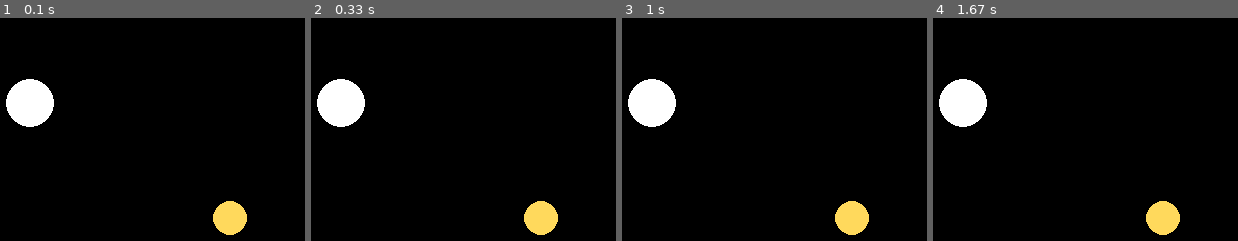
Above: before the commit, frames 1-4 (left to right).
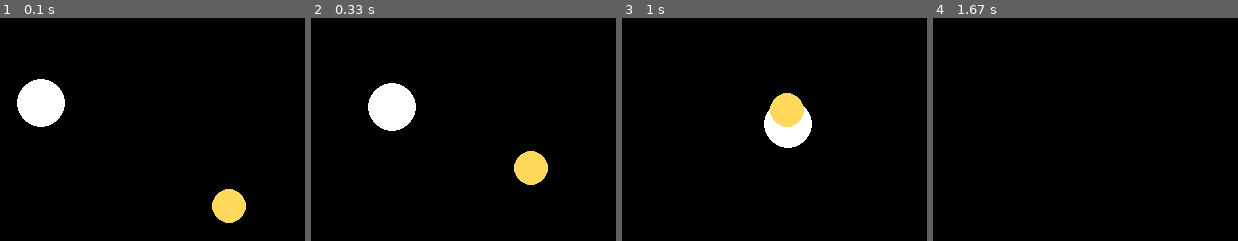
Above: after the commit, the same moments.

Repository: Demarcus-JL/Alpha-Centauri
Game: pygame game, started from program/main.py
Two runs of this game, one before a commit and one after it. Both use one fixed random seed, a clock stepped at 60 frames per second and the inputs below.
Inputs:
- Up to frame 1 (0.1 s): no input
- Up to frame 2 (0.33 s): no input
- Up to frame 3 (1 s): tap Space at 0.33, 0.73 s
- Up to frame 4 (1.67 s): tap Space at 1.03, 1.23 s

The runs differ from the first frame. In frame 1, 2.7% of the frame differs, in the area x 1-81%, y 27-98%; in frame 2, 7.8%; in frame 3, 6.8%; in frame 4, 3.9%.

Commit message:
improved structure and readability of the program

Diff:
--- a/program/main.py
+++ b/program/main.py
@@ -5,8 +5,7 @@
 from config import FPS, TIMESTEP, START_SCREEN_SIZE, G, START_WORLD_SIZE
 from objects import Vector, Body, Interaction, WorldParams
 
-DEBUG: bool = True
-SIMULATION_PAUSED: bool = False
+DEBUG: bool = False
 
 # TODO remove this when done
 def show_viewport() -> None:
@@ -15,21 +14,6 @@
     print(f"bottom left: {world_params.world_start.dx:.2e} x {world_params.world_start.dy:.2e}")
     print()
 
-# Initialize pygame-related stuff
-pygame.init()
-screen: pygame.Surface = pygame.display.set_mode(START_SCREEN_SIZE, pygame.RESIZABLE)
-clock: pygame.time.Clock = pygame.time.Clock()  # Clock to manage frame rate
-
-# Data structures for simulation
-bodies: list[Body] = []
-interactions: list[Interaction] = []
-
-# Viewport and screen sizes for scaling
-world_params: WorldParams = WorldParams(
-    Vector(screen.get_width(), screen.get_height()), Vector(*(START_WORLD_SIZE))
-)
-
-# TODO: write unit tests for to_pixel, because I'm not sure it works properly
 def to_pixel(pos: Vector) -> Vector:
     """Return the coordinates as a Vector of px values, generated from the metric Vector as input.
 
@@ -81,6 +65,25 @@
     pygame.quit()
     sys.exit()
 
+
+# Pygame-related stuff
+pygame.init()
+screen: pygame.Surface = pygame.display.set_mode(START_SCREEN_SIZE, pygame.RESIZABLE)
+clock: pygame.time.Clock = pygame.time.Clock()  # Clock to manage frame rate
+
+# Initialize data structures for simulation
+bodies: list[Body] = []
+interactions: list[Interaction] = []
+
+# Simulation state
+SIMULATION_PAUSED: bool = False
+
+# Viewport and screen sizes for scaling
+world_params: WorldParams = WorldParams(
+    Vector(screen.get_width(), screen.get_height()), Vector(*(START_WORLD_SIZE))
+)
+
+# Add stars to the simulation
 bodies.append(
     Body(
         name="Aplha Centauri A",
@@ -102,6 +105,8 @@
     )
 )
 
+# Set interaction parametres for bodies
+# TODO Remove debug check for production
 if not DEBUG:
     # Set starting velocities so that the bodies have a stable orbit
     DISTANCE = (bodies[0].pos - bodies[1].pos).magnitude
@@ -117,14 +122,12 @@
 
     interactions.append(Interaction(bodies[0], bodies[1], pygame.Color("#ff0000")))
 
-
 while True:
     for event in pygame.event.get():
         if event.type == pygame.QUIT:  # X clicked at top of window
             finish()
 
         elif event.type == pygame.KEYDOWN:  # Key pressed
-            # Handle keypresses which might stop the simulation
             handle_keypress(event)
 
         elif event.type == pygame.WINDOWSIZECHANGED:  # Window resize
@@ -138,7 +141,7 @@
         body.draw(screen)
 
     if SIMULATION_PAUSED:
-        # skip continuing with the simulation
+        # Don't update anything if simulation is paused
         continue
 
     # Update locations, velocities, etc.
@@ -149,10 +152,6 @@
     for body in bodies:
         body.update(TIMESTEP)
 
-    if DEBUG:
-        # debug functionality here, not used at the moment
-        pass
-
     # refresh the screen
     pygame.display.flip()
     # maintain frame rate
